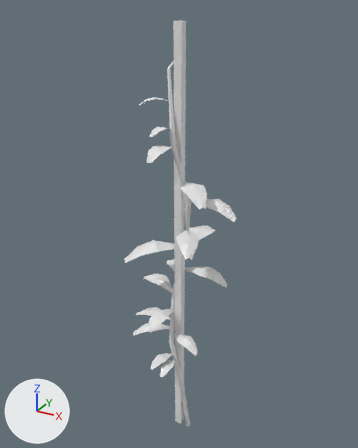
The Blender file Assets/Models/tomatoGrowth.blend as it was, and as the next commit left it.
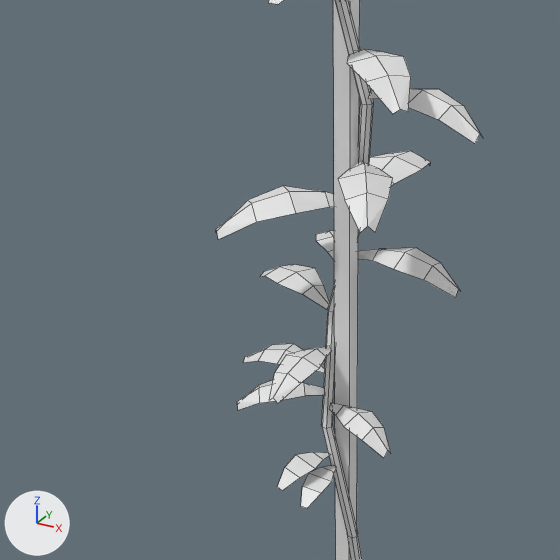
Old and new are each drawn whole from a camera (50 mm lens) standing at (0.359, -0.656, 0.738) and looking at (-0.02, 0.035, 0.392) and again close up on the part from 9% to 76% of the width and 36% to 89% of the height. Arrows for +X, +Y and +Z are at lower left; the lights stay in place. The close-ups show mesh edges as thin lines.

Objects in the first close-up: 'tomatoGrowth'.
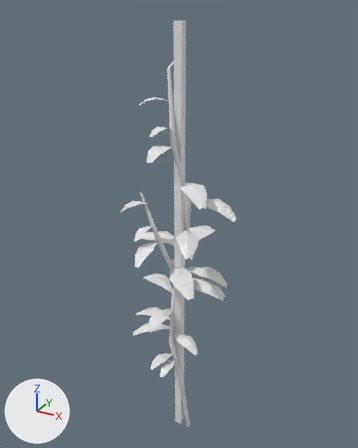
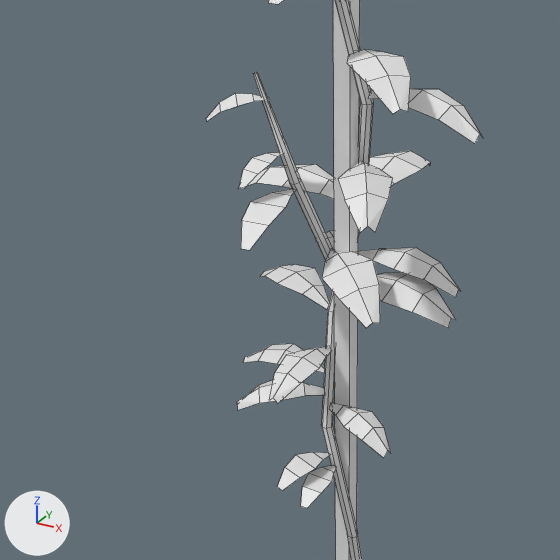
The change, as a diff of the scene's bpy script:
```diff
--- a/Assets/Models/tomatoGrowth.blend.py
+++ b/Assets/Models/tomatoGrowth.blend.py
@@ me_plane @@
 # verts and faces of me_plane; kept vertices keep their numbers, new ones are numbered from 301
-me_plane.from_pydata(...)  # 301 vertices, 180 faces; spans x -0.099..0.107, y -0.085..0.129, z -0.033..0.719
+me_plane.from_pydata(...)  # 382 vertices, 222 faces; spans x -0.106..0.107, y -0.085..0.129, z -0.033..0.719
+# me_plane part 1: the loose piece of 15 vertices spanning x -0.002..0.082, y 0.0..0.036, z 0.306..0.328 is copied, and the copy is multiplied about its middle by the matrix ((1.019, 0.173, -0.113), (-0.191, 1.005, -0.186), (0.078, 0.203, 1.017)), then moved by (0.003, -0.015, -0.014); it spans x 0.0..0.088, y -0.017..0.02, z 0.293..0.315
+# me_plane part 2: the loose piece of 10 vertices spanning x -0.021..-0.002, y -0.057..-0.015, z 0.565..0.574 is copied, and the copy is multiplied about its middle by the matrix ((0.823, 0.674, -0.116), (-0.683, 0.801, -0.191), (-0.033, 0.221, 1.046)), then moved by (-0.055, 0.002, -0.13); it spans x -0.086..-0.048, y -0.049..-0.019, z 0.431..0.446
+# me_plane part 3: the loose piece of 10 vertices spanning x -0.017..0.012, y -0.085..-0.019, z 0.536..0.55 is copied, and the copy is multiplied about its middle by the matrix ((0.994, 0.0, -0.109), (-0.02, 0.984, -0.179), (0.107, 0.18, 0.978)), then moved by (-0.03, 0.001, -0.17); it spans x -0.047..-0.018, y -0.083..-0.019, z 0.36..0.383
+# me_plane part 4: the loose piece of 10 vertices spanning x -0.021..-0.002, y -0.057..-0.015, z 0.565..0.574 is copied, and the copy is multiplied about its middle by the matrix ((0.994, 0.0, -0.109), (-0.02, 0.984, -0.179), (0.107, 0.18, 0.978)), then moved by (-0.032, -0.004, -0.168); it spans x -0.054..-0.035, y -0.06..-0.019, z 0.392..0.407
+# me_plane part 5: the loose piece of 15 vertices spanning x -0.055..-0.011, y 0.013..0.064, z 0.299..0.314 is copied, and the copy is multiplied about its middle by the matrix ((-1.382, 0.161, -0.152), (-0.132, -1.371, -0.25), (-0.178, -0.233, 1.369)), then moved by (0.053, -0.068, 0.018); it spans x -0.014..0.055, y -0.06..0.003, z 0.311..0.336
+# me_plane part 6: a new loose piece of 21 vertices spanning x -0.061..-0.006, y -0.024..0.015, z 0.294..0.462, in mat_basilicon_png (its picture is missing)
+# me_plane part 7
+verts[241] = (-0.002, 0.017, 0.355)  # moved
+verts[242] = (-0.002, 0.023, 0.355)  # moved
+verts[243] = (-0.106, 0.02, 0.345)  # moved, pixel (238, 188)
+verts[244] = (-0.106, 0.032, 0.345)  # moved
+verts[245] = (-0.081, 0.007, 0.362)  # moved, pixel (256, 182)
+verts[246] = (-0.054, 0.0, 0.368)  # moved, pixel (282, 186)
+verts[247] = (-0.027, 0.009, 0.364)  # moved, pixel (319, 193)
+verts[248] = (-0.026, 0.034, 0.364)  # moved
+verts[249] = (-0.051, 0.046, 0.368)  # moved, pixel (316, 164)
+verts[250] = (-0.079, 0.042, 0.362)  # moved, pixel (283, 165)
+verts[251] = (-0.002, 0.02, 0.361)  # moved
+verts[252] = (-0.106, 0.026, 0.351)  # moved
+verts[253] = (-0.026, 0.022, 0.37)  # moved, pixel (329, 179)
+verts[254] = (-0.053, 0.023, 0.374)  # moved, pixel (299, 167)
+verts[255] = (-0.08, 0.024, 0.368)  # moved, pixel (269, 167)
 me_plane.materials.append(mat_basilicon_png)
```

Boxes (x1, y1, x2, y2) around the edits, measured in the close-ups (560 x 560 px; the box of a moved part takes in the faces that stretch with it):
'tomatoGrowth', reshaped: before (216, 0, 483, 560); after (206, 0, 483, 560)
part 1 of me_plane, added: after (377, 272, 456, 328)
part 2 of me_plane, added: after (206, 93, 270, 121)
part 3 of me_plane, added: after (241, 189, 297, 250)
part 4 of me_plane, added: after (239, 153, 284, 189)
part 5 of me_plane, added: after (322, 248, 380, 328)
part 6 of me_plane, added: after (253, 72, 332, 260)
part 7 of me_plane, moved or reshaped: before (216, 186, 334, 239); after (239, 164, 334, 199)
